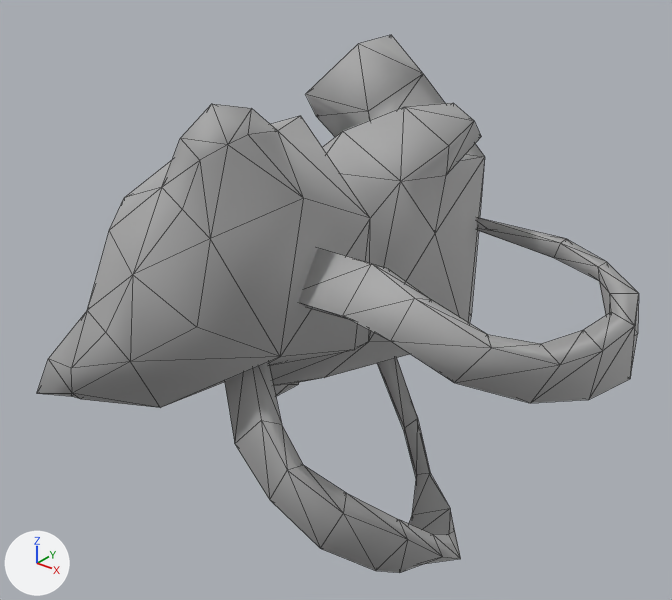
The FBX model Contents/mods/Authentic Z - Current/media/models_X/Skinned/Backpacks/SpiffoBackpack_Rhand.fbx: old version first, new version second.
Both versions are drawn from a 50 mm lens placed at (-0.0025, -0.00336, 0.00913), pointed at (-0.00566, 0.00059, 0.00668). Arrows for +X, +Y and +Z are at lower left; the lights stay in place. Mesh edges are drawn as thin lines.

The first picture shows 'SpiffoBackpack'.
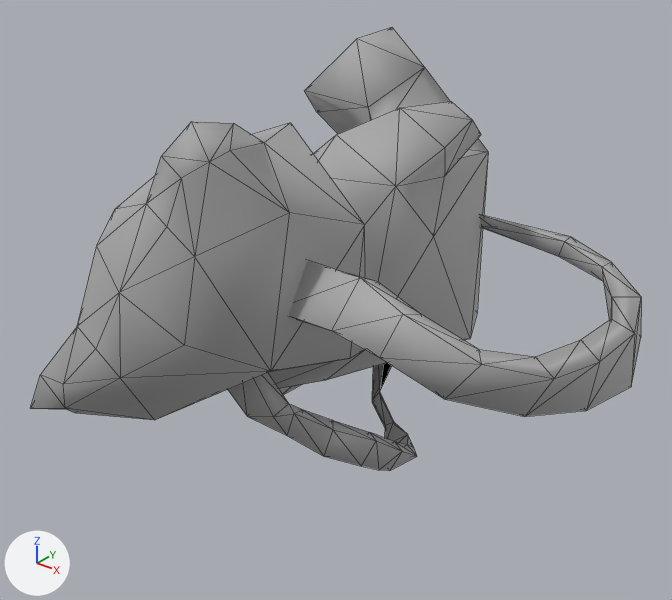
Changed parts and their boxes [x1, y1, x2, y2] in the pictures (672 x 600 px; the box of a moved part takes in the faces that stretch with it):
'SpiffoBackpack', reshaped (18% shorter)
    before: [37, 35, 639, 573]
    after: [31, 27, 641, 470]
part 1 of me_mesh, moved or reshaped
    before: [299, 217, 639, 403]
    after: [289, 215, 641, 416]
part 2 of me_mesh, moved or reshaped
    before: [37, 35, 485, 408]
    after: [31, 27, 488, 420]
part 3 of me_mesh, moved or reshaped
    before: [225, 358, 461, 573]
    after: [228, 363, 417, 470]

What changed in the scene script:
```text
Change me_mesh:
    used by ob_spiffobackpack; location = (0.0, 0.0, 0.0)
    remove me_mesh.from_pydata(...)  # 192 vertices, 372 faces; spans x -0.00743..-0.00394, y -0.00114..0.00226, z 0.00517..0.00813
    add me_mesh.from_pydata(...)  # 192 vertices, 372 faces; spans x -0.00745..-0.00391, y -0.00115..0.00226, z 0.00564..0.00807
    me_mesh part 1: the loose piece of 44 vertices spanning x -0.00548..-0.00394, y -0.00027..0.00187, z 0.00661..0.00737 is multiplied about its middle by the matrix ((1.02, 0.026, 0.001), (-0.026, 1.019, -0.046), (-0.002, 0.046, 1.019)), then moved by (0.00001, -0.00004, -0.00002)
    me_mesh part 2: the loose piece of 104 vertices spanning x -0.00743..-0.00519, y -0.00114..0.00226, z 0.00567..0.00813 is multiplied about its middle by the matrix ((1.02, 0.026, 0.001), (-0.026, 1.019, -0.046), (-0.002, 0.046, 1.019)), then moved by (-0.00003, 0.00001, -0.00003)
    me_mesh part 3: 44 of 192 vertices moved; they spanned x -0.00599..-0.00454, y -0.0006..0.00148, z 0.00517..0.00687 and now span x -0.00598..-0.00492, y -0.0004..0.00154, z 0.00574..0.0068; mean shift (-0.00016, 0.00004, 0.00028); largest move (-0.00459, 0.00043, 0.00538) -> (-0.00495, 0.00046, 0.00593)
```
